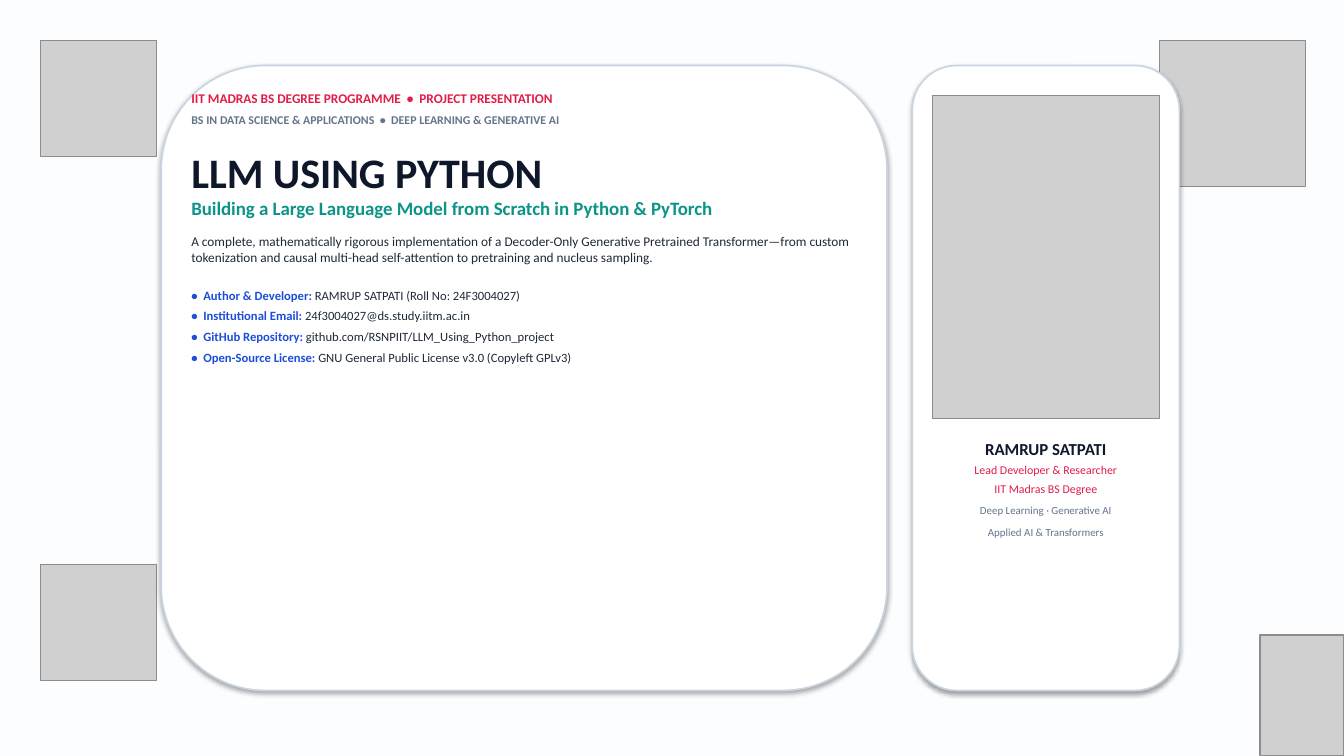
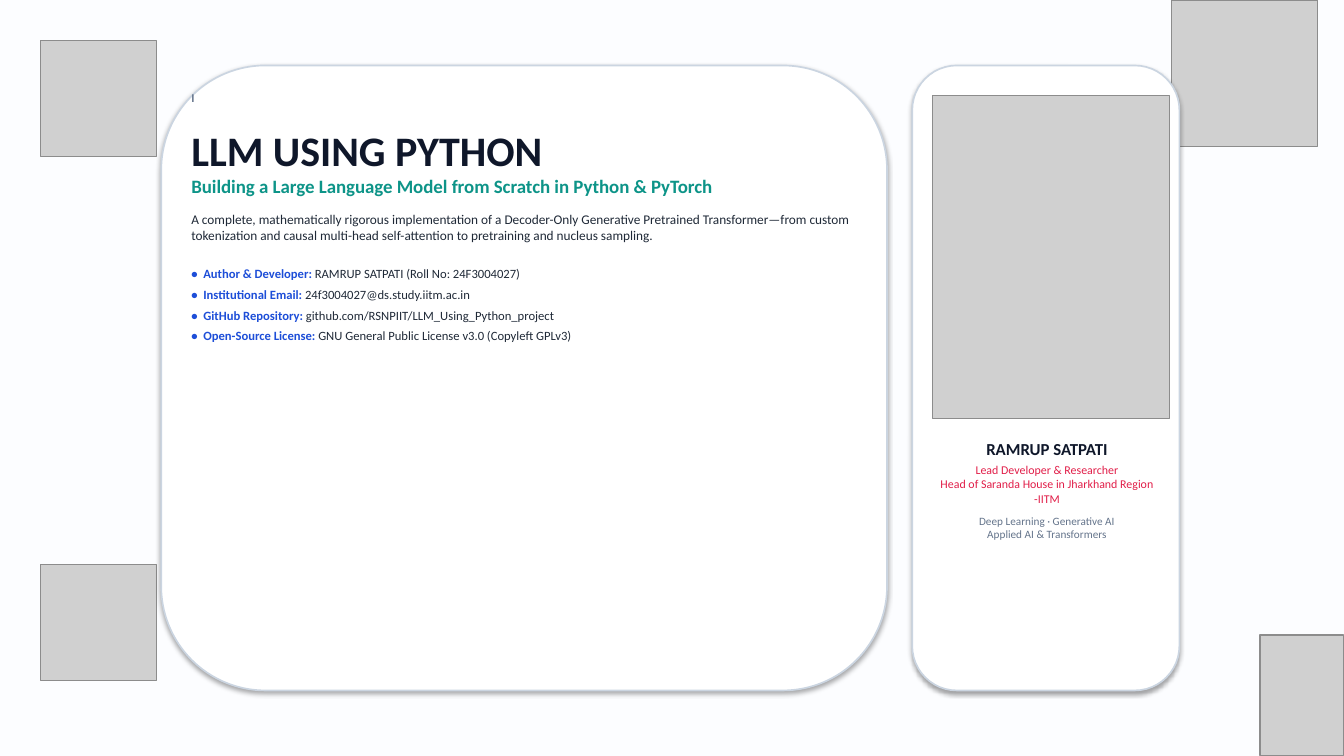
Before and after one commit to RSNPIIT/LLM_Using_Python_project, a slide deck: slide 1 of presentation/LLM_Using_Python_Ramrup_Satpati.pptx. Drawn at 1344x756 pixels with LibreOffice and Linux fonts; fonts in the diff are those of the drawing; grey boxes stand for pictures. Boxes give left, top, right and bottom in pixels: in the first picture for what was removed or moved away, otherwise in the second. Text is boxed around its words. In the diff, an @@ line names an element or a change of style, - is before the commit and + after.

```diff
--- a/presentation/LLM_Using_Python_Ramrup_Satpati.pptx
+++ b/presentation/LLM_Using_Python_Ramrup_Satpati.pptx
@@ picture: place and size @@
-picture at [1159, 40, 1306, 187]
+picture at [1172, 0, 1318, 146]
@@ rounded rectangle at [161, 66, 887, 691]: proportions changed @@
@@ rounded rectangle at [912, 66, 1180, 691]: proportions changed @@
@@ text at [191, 94, 194, 102]: text changed @@
-IIT MADRAS BS DEGREE PROGRAMME • PROJECT PRESENTATION
-BS IN DATA SCIENCE & APPLICATIONS • DEEP LEARNING & GENERATIVE AI
+I
@@ picture: place and size @@
-picture at [933, 96, 1159, 418]
+picture at [933, 96, 1170, 418]
@@ text at [940, 466, 1153, 503]: text changed @@
-Lead Developer & Researcher
-IIT Madras BS Degree
+Lead Developer & Researcher
+Head of Saranda House in Jharkhand Region -IITM
@@ text at [979, 517, 1114, 540]: size 7.8 to 8 pt in "Deep Learning · Generative AI Applied AI ..." @@
```
Also in this commit, not shown: 9 other slides changed.
